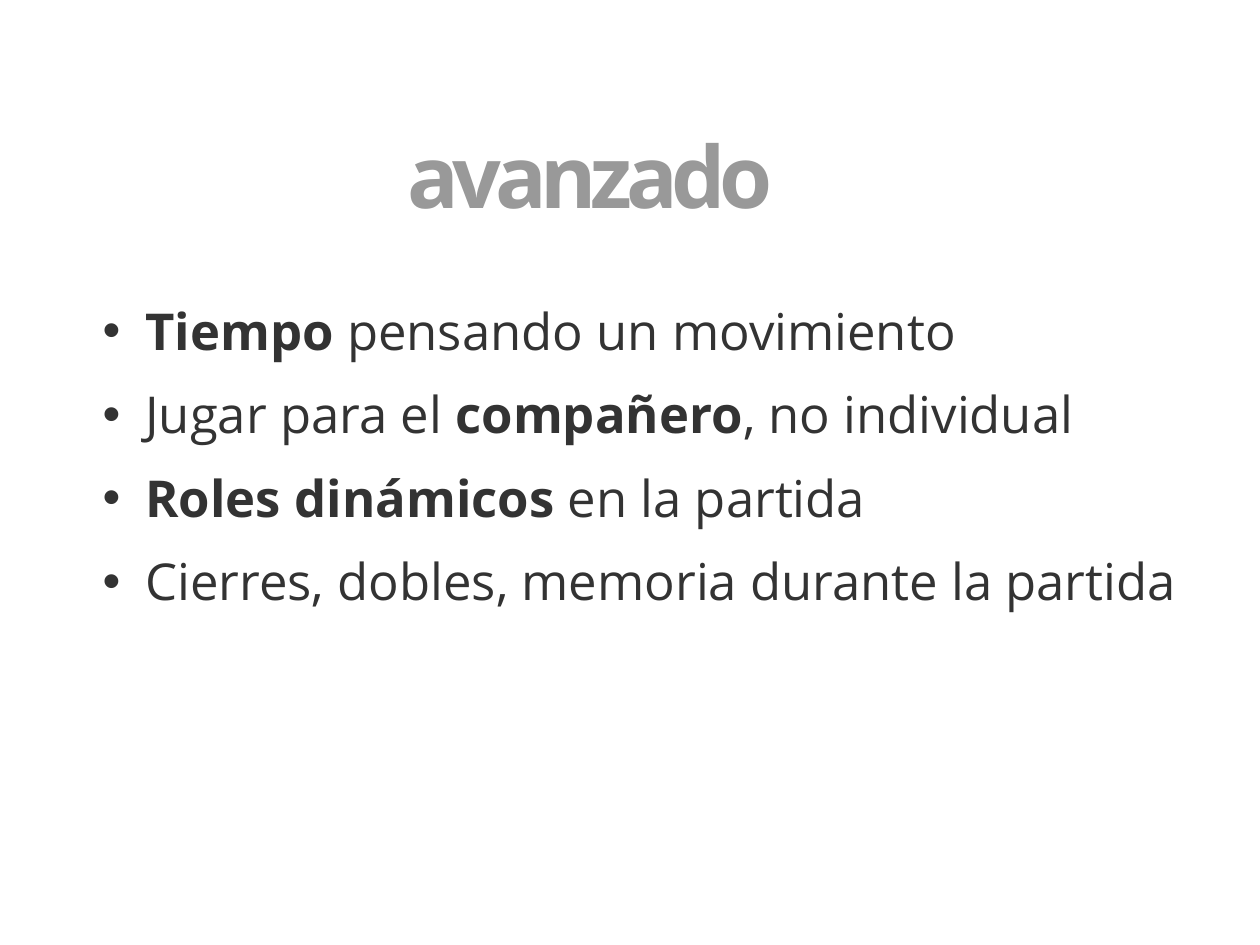
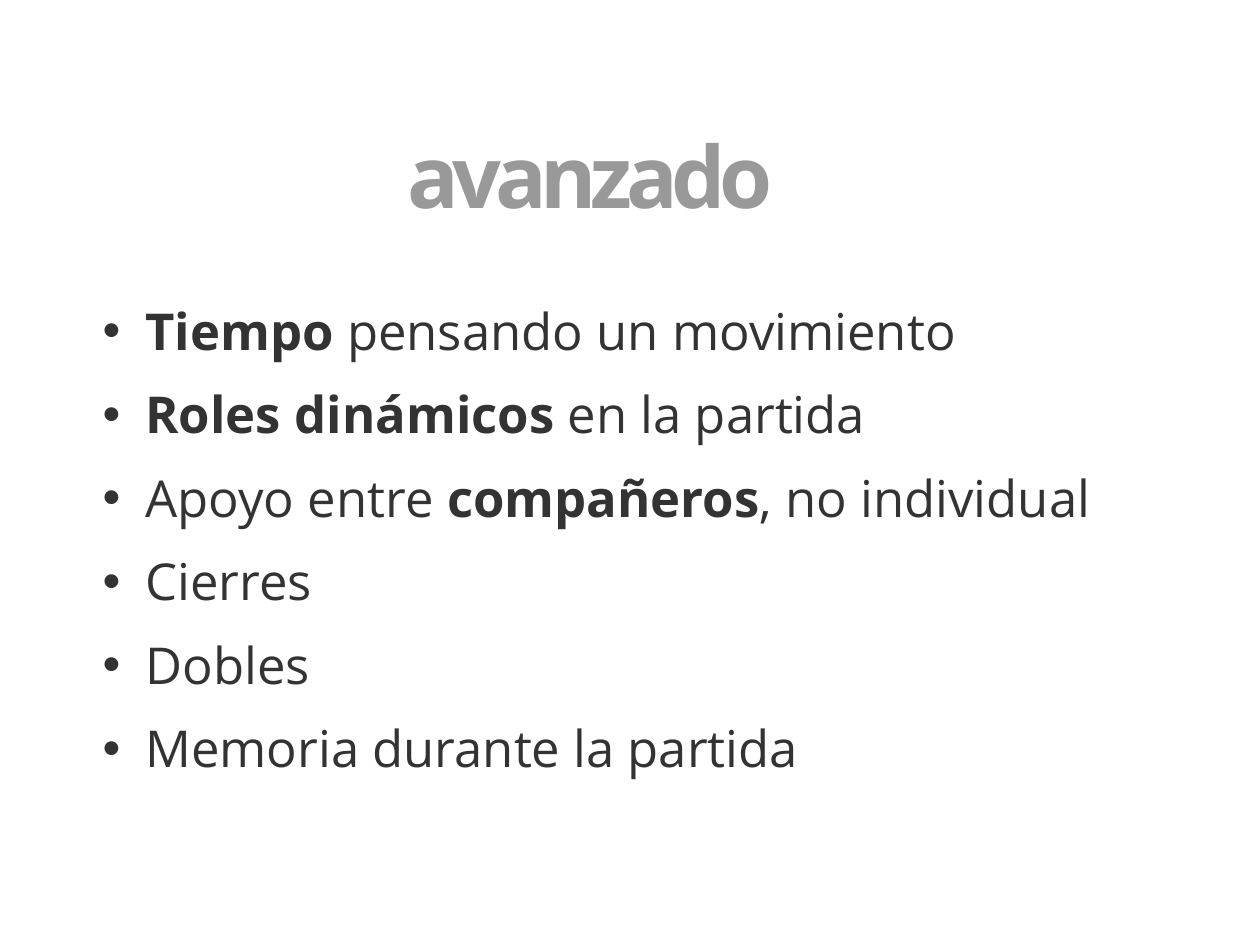
Before and after one commit to 3oheme/dominous, a slide deck: slide 14 of docs/presentacion/presentacion.odp (slide 13 before the commit). Drawn at 1260x945 pixels with LibreOffice and Linux fonts; fonts in the diff are those of the drawing; background and template pictures are left out. Boxes give left, top, right and bottom in pixels: in the first picture for what was removed or moved away, otherwise in the second. Text is boxed around its words. In the diff, an @@ line names an element or a change of style, - is before the commit and + after.

```diff
--- a/docs/presentacion/presentacion.odp
+++ b/docs/presentacion/presentacion.odp
@@ text at (145,394,1074,446): paragraph removed @@
-• Jugar para el compañero, no individual
@@ text at (145,478,1091,780): text changed @@
-• Cierres, dobles, memoria durante la partida
+• Apoyo entre compañeros, no individual
+• Cierres
+• Dobles
+• Memoria durante la partida
```
Also in this commit, not shown: 11 other slides changed, 7 slides added, 6 slides removed.
